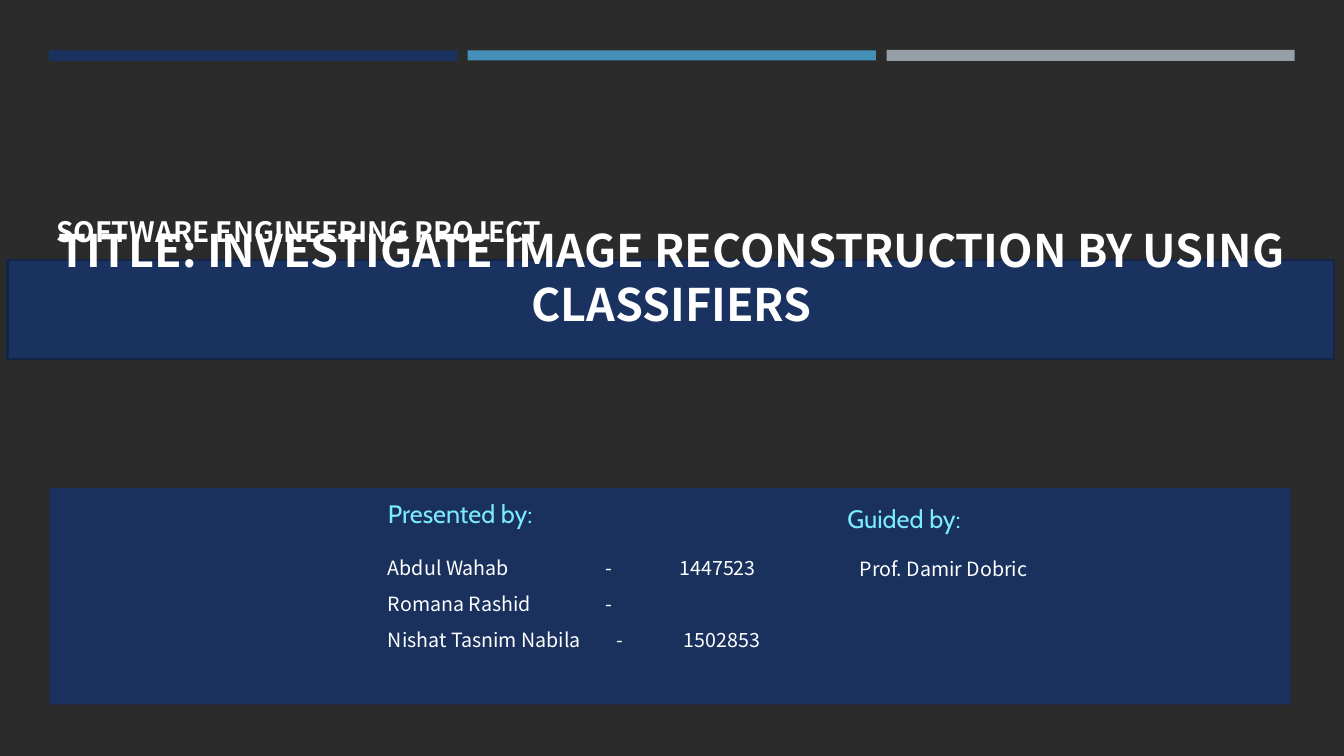
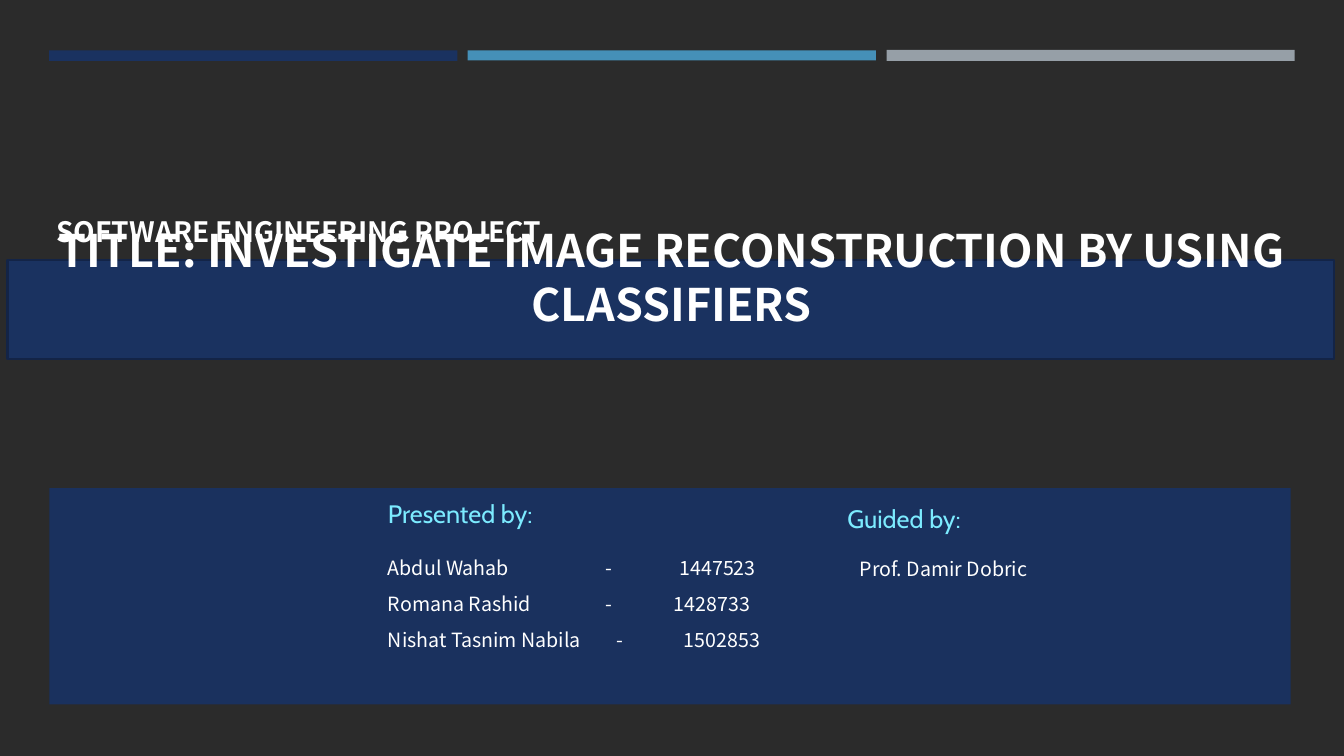
Before and after one commit to Abwahab55/neocortexapi-AppHorozon, a slide deck: slide 1 of source/MySEProject/Documentation/PPT_ML 2425-01 Investigate Image Reconstruction by Using Classifiers.pptx. Drawn at 1344x756 pixels with LibreOffice and Linux fonts; fonts in the diff are those of the drawing; background and template pictures are left out; a plain dark background stands for a picture behind light text. Boxes give left, top, right and bottom in pixels: in the first picture for what was removed or moved away, otherwise in the second. Text is boxed around its words. In the diff, an @@ line names an element or a change of style, - is before the commit and + after.

```diff
--- a/source/MySEProject/Documentation/PPT_ML 2425-01 Investigate Image Reconstruction by Using Classifiers.pptx
+++ b/source/MySEProject/Documentation/PPT_ML 2425-01 Investigate Image Reconstruction by Using Classifiers.pptx
@@ text at box(388, 595, 750, 612): text changed @@
-Romana Rashid -
+Romana Rashid - 1428733
```
Also in this commit, not shown: 3 other slides changed.
